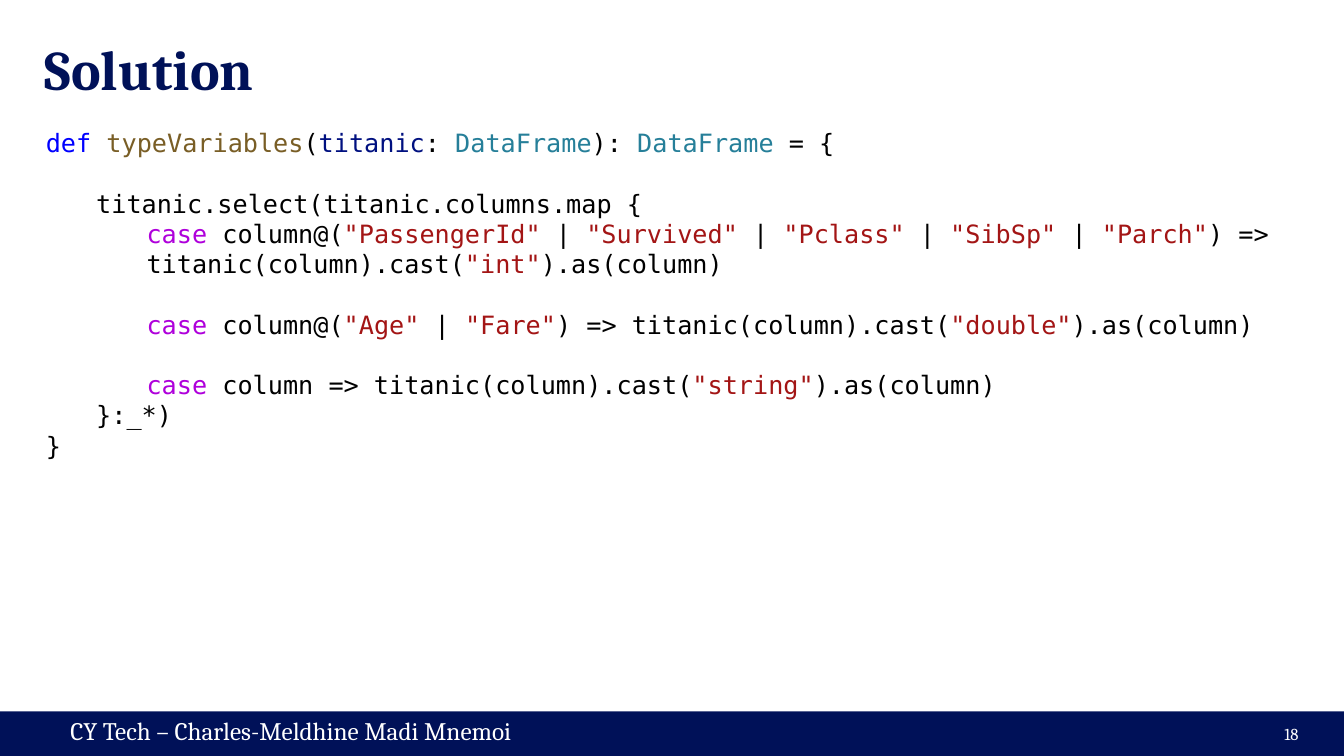
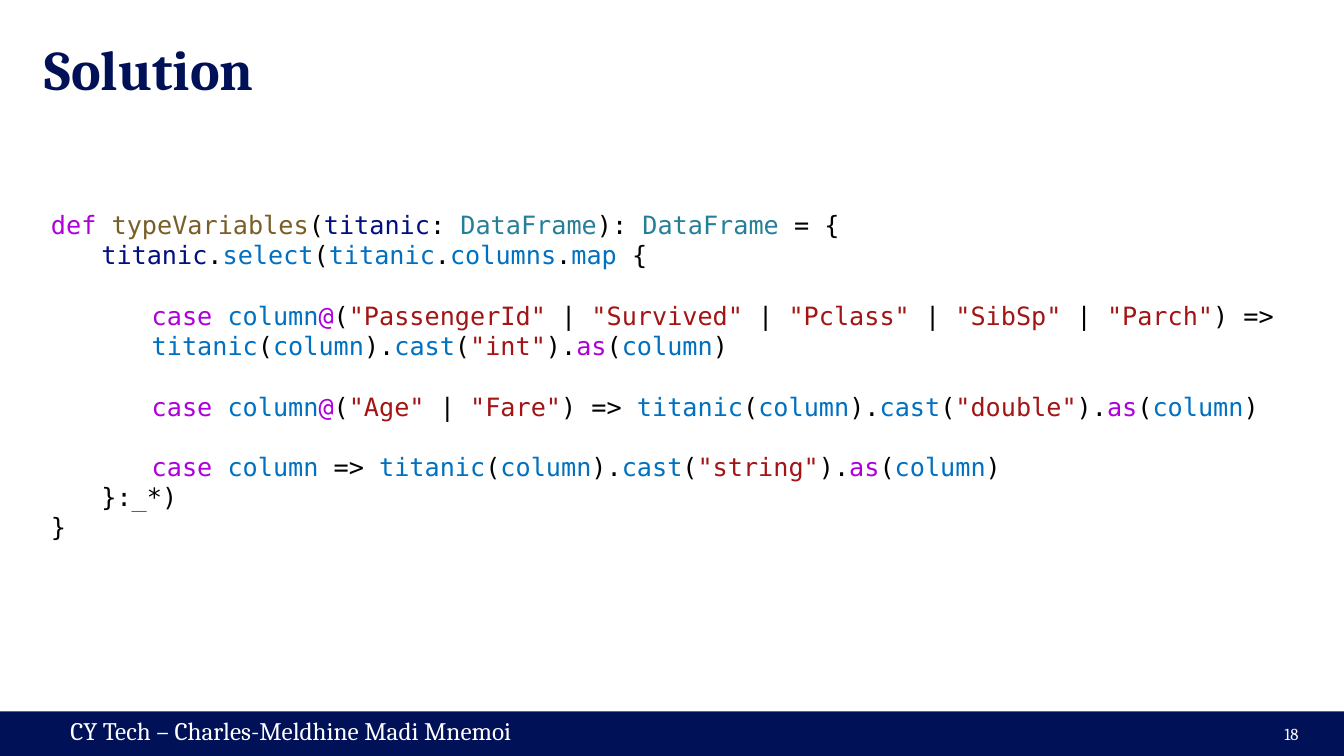
Before and after one commit to cmnemoi/cytech_sparks, a slide deck: slide 18 of presentation.pptx. Drawn at 1344x756 pixels with LibreOffice and Linux fonts; fonts in the diff are those of the drawing. Boxes give left, top, right and bottom in pixels: in the first picture for what was removed or moved away, otherwise in the second. Text is boxed around its words. In the diff, an @@ line names an element or a change of style, - is before the commit and + after.

```diff
--- a/presentation.pptx
+++ b/presentation.pptx
@@ text "def typeVariables(titanic: DataFrame): DataFrame = ...": place and size @@
-text "def typeVariables(titanic: DataFrame): DataFrame = ..." at box(46, 132, 1254, 400)
+text "def typeVariables(titanic: DataFrame): DataFrame = ..." at box(51, 214, 1259, 482)
@@ text at box(51, 214, 1259, 482): text colour #0000FF to #AF00DB in "def"; text colour #000000 to #001080 in "titanic.select(titanic.columns.map"; text colour #000000 to #0070C1 in "titanic.select(titanic.columns.map", "column@("PassengerId" titanic(column).cast("int").as(column)", "column@("Age" titanic(column).cast("double").as(column)", "column titanic(column).cast("string").as(column)" and 1 more places; text colour #000000 to #AF00DB in "column@("PassengerId" titanic(column).cast("int").as(column)", "column@("Age" titanic(column).cast("double").as(column)", "titanic(column).cast("string").as(column)" @@
```
Also in this commit, not shown: 5 other slides changed, 2 slides added.
